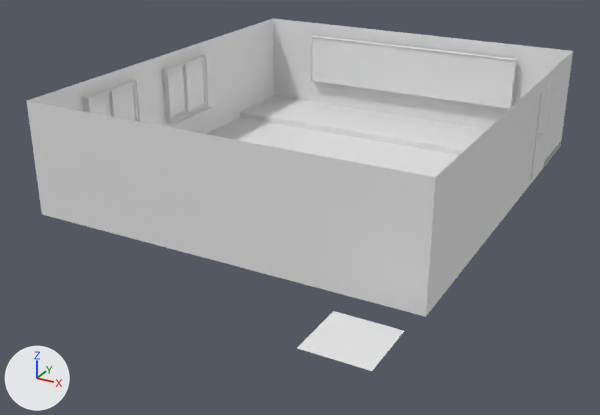
The Blender file classroom.blend as it was, and as the next commit left it.
One viewpoint serves both versions: a camera (50 mm lens) standing at (7.3, -16.0, 11.2) and looking at (-5.0, 6.5, 0.0). Arrows for +X, +Y and +Z are at lower left; the lights stay in place.

The first picture shows 'Door', 'Plane', 'Plane.001', 'Window.L.002', 'Window.L.003', 'Window.R.002', 'WindowFrame.002'.
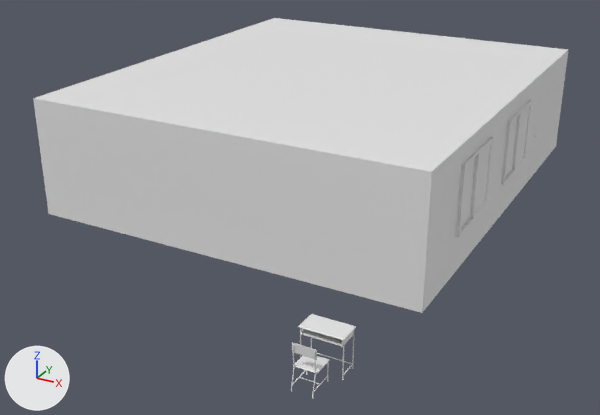
What differs and where, as boxes [x1, y1, x2, y2] in the pictures (600 x 415 px; the box of a moved part takes in the faces that stretch with it):
'Plane', reshaped, moved, rescaled (16% shorter)
    before: [27, 18, 573, 371]
    after: [33, 18, 568, 313]
'Table ClassRoom', shown
    after: [298, 314, 356, 380]
'Chair Classroom', shown
    after: [291, 343, 329, 399]
part 1 of me_plane_001, deleted
    before: [297, 311, 404, 371]
part 2 of me_plane_001, moved or reshaped
    before: [27, 18, 573, 317]
    after: [33, 18, 568, 313]
'Plane.001', unchanged, covered by the edit
    before: [310, 35, 517, 109]

The change, as a diff of the scene's bpy script:
```diff
--- a/classroom.blend.py
+++ b/classroom.blend.py
@@ me_plane_001 @@
 # used by ob_plane; location = (-5.5, 7.96, 0.0); scale = (6.72, 6.07, 6.72)
-me_plane_001.from_pydata(...)  # 23 vertices, 14 faces, 1 loose edge; spans x -1.0..1.0, y -1.48..1.49, z 0.0..0.58
+me_plane_001.from_pydata(...)  # 20 vertices, 10 faces; spans x -1.0..1.0, y -1.36..1.0, z -0.58..0.0
+# me_plane_001 part 1: the loose piece of 4 vertices spanning x 0.67..0.97, y -1.48..-1.15, z 0.0 is deleted
+# me_plane_001 part 2
+# 15 vertices are removed from x -1.0..1.0, y -1.0..1.49, z 0.0..0.58
+# 12 faces are deleted
+# 1 loose edge is deleted
+# 16 vertices are added at x -1.0..1.0, y -1.36..1.0, z -0.58..0.0
+# 9 new faces join them
@@ ob_plane @@
 ob_plane = bpy.data.objects.new('Plane', me_plane_001)
-ob_plane.location = (-5.5, 7.96, 0.0)
-ob_plane.scale = (6.72, 6.07, 6.72)
+ob_plane.location = (-5.49, 8.31, 0.0)
+ob_plane.scale = (-6.56, -6.28, -6.81)
@@ ob_table_classroom @@
 ob_table_classroom.location = (-0.0332, -1.287, -0.063)
-ob_table_classroom.hide_set(True)  # its collection is switched off
@@ ob_chair_classroom @@
 ob_chair_classroom.location = (-0.0332, -2.129, -0.063)
-ob_chair_classroom.hide_set(True)  # its collection is switched off
```
